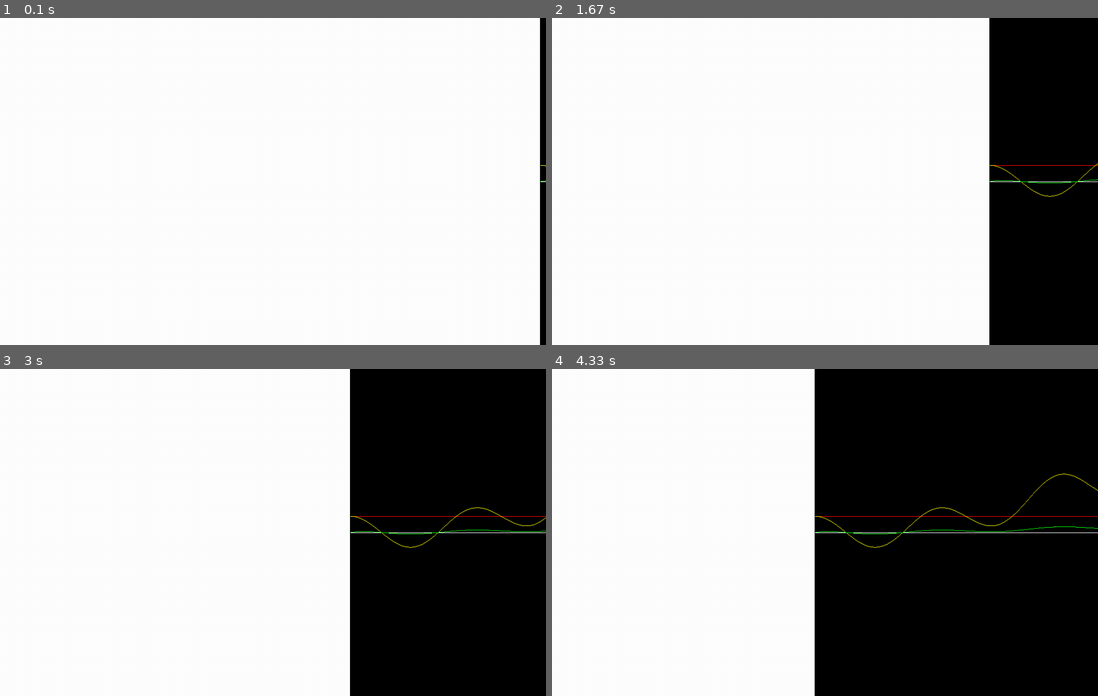
Above: before the commit, frames 1-4 (two rows, left to right).
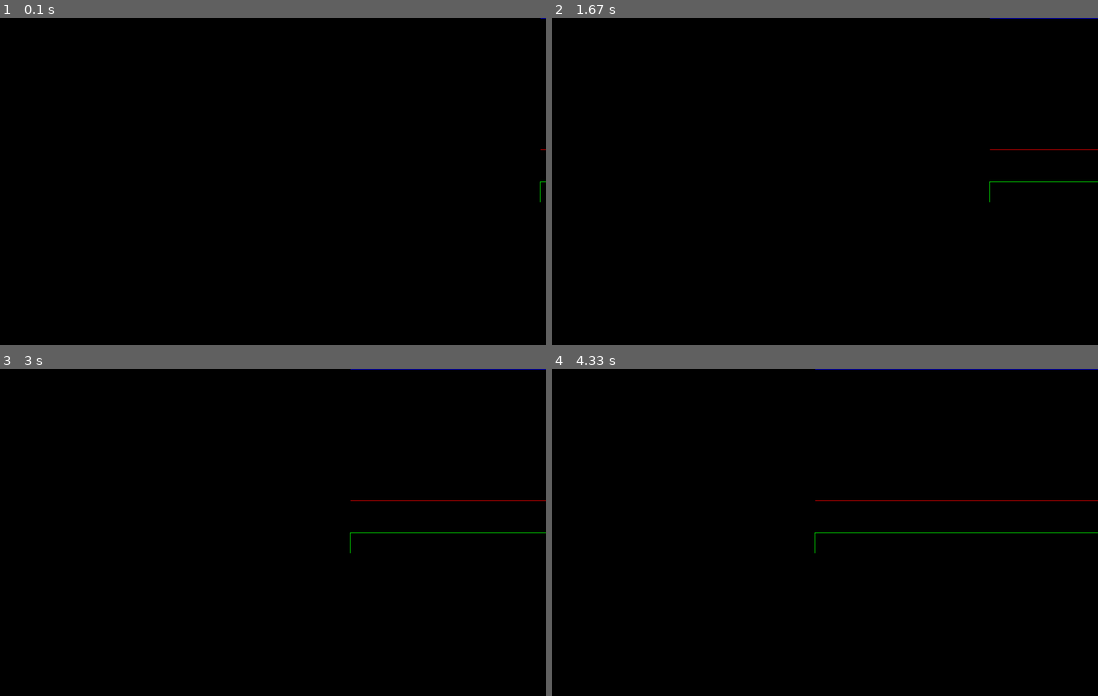
Above: after the commit, the same moments.

Repository: troncosoae/proy-ctrl-intel
Game: pygame game, started from main.py
Two runs of this game, one before a commit and one after it. Both use one fixed random seed, a clock stepped at 60 frames per second and the inputs below.
Inputs:
- Up to frame 1 (0.1 s): no input
- Up to frame 2 (1.67 s): no input
- Up to frame 3 (3 s): no input
- Up to frame 4 (4.33 s): no input

The runs differ from the first frame. In frame 1, 99% of the frame differs, in the area x 0-100%, y 0-100%; in frame 2, 80%; in frame 3, 65%; in frame 4, 49%.

Commit message:
suit system for stable

Diff:
--- a/Simulation/PygameBoxes.py
+++ b/Simulation/PygameBoxes.py
@@ -57,7 +57,6 @@
         TurbineWindow.__init__(
             self, key, inputs_keys, fs, close_function, **kwargs)
         self.surface = pygame.Surface((self.width, self.height))
-        self.surface.fill((255, 255, 255))
         self.window.blit(self.surface, (0, 0))
         pygame.display.update()
         self.values = {}
--- a/System/SystemBoxes.py
+++ b/System/SystemBoxes.py
@@ -99,7 +99,7 @@
     def __init__(self, key, Ts, **kwargs):
         SimulationBox.__init__(
             self, key, ['omega_g', 'tau_gr'],
-            ['tau_g', 'P_g', 'omega_gm'])
+            ['tau_g', 'P_g'])
 
         self.chars = {
             'Ts': Ts,
@@ -127,7 +127,6 @@
         return {
             'tau_g': self.state['tau_g'],
             'P_g': P_g,
-            'omega_gm': omega_g
         }
 
 
@@ -135,7 +134,7 @@
     def __init__(self, key, Ts, **kwargs):
         SimulationBox.__init__(
             self, key, ['tau_r', 'tau_g'],
-            ['omega_g', 'omega_r', 'omega_rm', 'theta_d'])
+            ['omega_g', 'omega_r', 'theta_d'])
 
         self.chars = {
             'Ts': Ts,
@@ -191,7 +190,6 @@
         return {
             'omega_g': self.state['omega_g'],
             'omega_r': self.state['omega_r'],
-            'omega_rm': self.state['omega_r'],
             'theta_d': self.state['theta_d'],
         }
 
@@ -201,9 +199,20 @@
         SimulationBox.__init__(
             self, key, ['v_W', 'beta_r', 'omega_r'], ['beta_m', 'tau_r'])
 
+        # def default_Cq(lmbda, beta):
+        #     A = 2/(1 + np.exp(-0.25*lmbda)) - 1
+        #     Cq = A*(1 - np.cos(2*beta))
+        #     return Cq
+
+        def default_Cp(lmbda, beta):
+            f_beta = 2 - 4*beta/np.pi
+            g_beta = 10 - 10*beta/np.pi
+            sigma = 1/(1 + np.exp(-(lmbda - 10)/1.5))
+            Cp = sigma*(f_beta - f_beta*lmbda/g_beta)
+            return Cp
+
         def default_Cq(lmbda, beta):
-            A = 2/(1 + np.exp(-0.25*lmbda)) - 1
-            Cq = A*(1 - np.cos(2*beta))
+            Cq = default_Cp(lmbda, beta)/lmbda
             return Cq
 
         self.chars = {
@@ -215,7 +224,7 @@
             'Ts': Ts,
         }
         self.state = {
-            'beta_m': kwargs.get('beta_m_0', 0),
+            'beta_m': kwargs.get('beta_m_0', np.pi/2),
             'beta_m_dot': kwargs.get('beta_m_dot_0', 0),
         }
 
@@ -238,7 +247,7 @@
         )
 
         lmbda = w*R/v_W
-        tau_r = (ro*np.pi*R**3*Cq(lmbda, bm)*v_W**2)/2
+        tau_r = -(ro*np.pi*R**3*Cq(lmbda, bm)*v_W**2)/2
 
         return {
             'tau_r': tau_r,
--- a/main.py
+++ b/main.py
@@ -18,12 +18,6 @@
 
     Ts = 0.001
     pygame_fs = 1/Ts
-    theta_0 = np.pi
-
-    tau_gr_stable = 0.1
-    beta_r_stable = 0.1
-    omega_g_stable = 0.1
-    # omega_gr_stable = omega_g_stable
 
     sim = Simulation()
 
@@ -31,14 +25,11 @@
     # wind_model = StepWindModel('wind_model', Ts, 1)
     wind_model = ConstantWindModel('wind_model', 8)
     # wind_model = ConstantWindModel('wind_model', 15)
+    # wind_model = ConstantWindModel('wind_model', 0.001)
     blade_pitch_system = BladePitchSystem('bp_sys', Ts)
     drive_train_model = DriveTrainModel(
-        'dt_model', Ts,
-        omega_g_0=omega_g_stable)
+        'dt_model', Ts)
     generator_converter_model = GeneratorConverterModel('gc_model', Ts)
-    # omega_g_ctrl = TurbineController(
-    #     'omega_g_ctrl', kp=[10000, 10], ki=[1, 0], kd=[0, 0], Ts=Ts)
-    # faulty_measurer = FaultyMeasurer('faulty_meas', Ts, 0.1)
     measurer = PlottingMeasurer(
         'meas',
         [
@@ -52,21 +43,25 @@
         'pygame', {
             # 'omega_gr': (255, 255, 255),
             'omega_g': (255, 255, 0),
+            'omega_r': (0, 255, 255),
             'beta_r': (255, 0, 0),
             'P_g': (0, 255, 0),
+            'v_W': (0, 0, 255),
         },
         -0.5, 1.5, pygame_fs, get_close_sim_for_box(sim))
 
     sim.add_box(wind_model)
     sim.add_box(
-        blade_pitch_system, {'beta_r': beta_r_stable, 'omega_r': 1})
-    sim.add_box(drive_train_model, {'tau_g': 1})
-    sim.add_box(generator_converter_model, {'tau_gr': tau_gr_stable})
-    sim.add_box(measurer, {'tau_gm': 10})
+        blade_pitch_system, {'beta_r': np.pi/2, 'omega_r': 0})
+    sim.add_box(drive_train_model, {'tau_g': 0})
+    sim.add_box(generator_converter_model, {'tau_gr': 0})
+    sim.add_box(measurer)
     sim.add_box(pygame_tracker)
 
     sim.run()
 
     pygame_tracker.quit_pygame()
 
-    measurer.plot_values({'tau_g', 'P_g', 'beta_m'})
+    measurer.plot_values({
+        'tau_g', 'P_g', 'beta_m', 'v_W', 'omega_r', 'omega_g'
+    })
